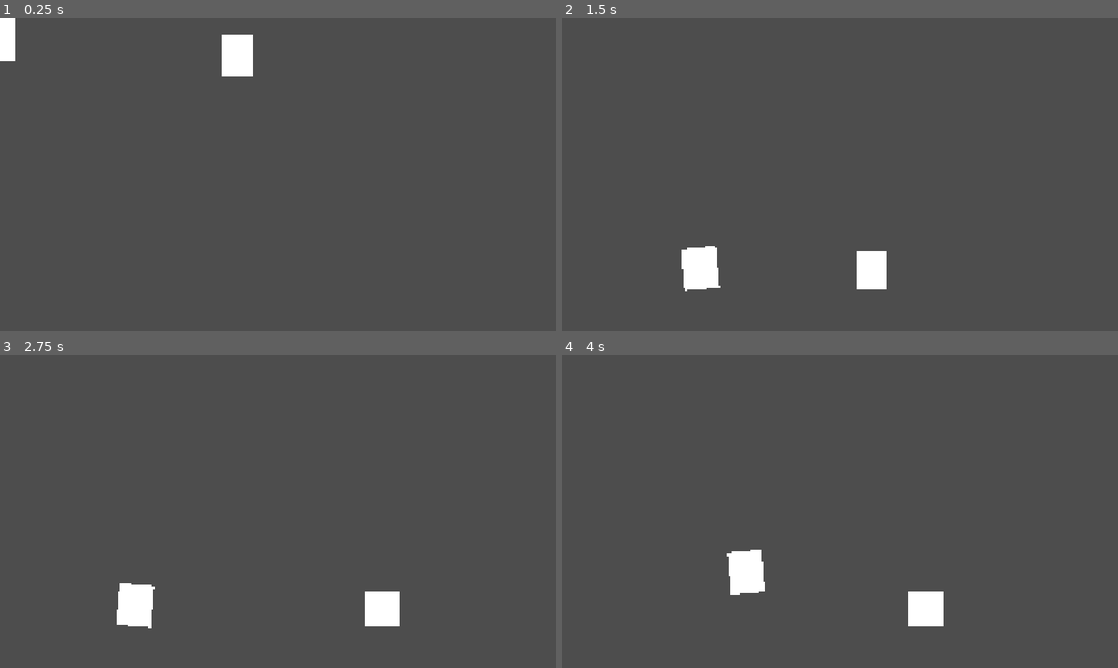
Above: before the commit, frames 1-4 (two rows, left to right).
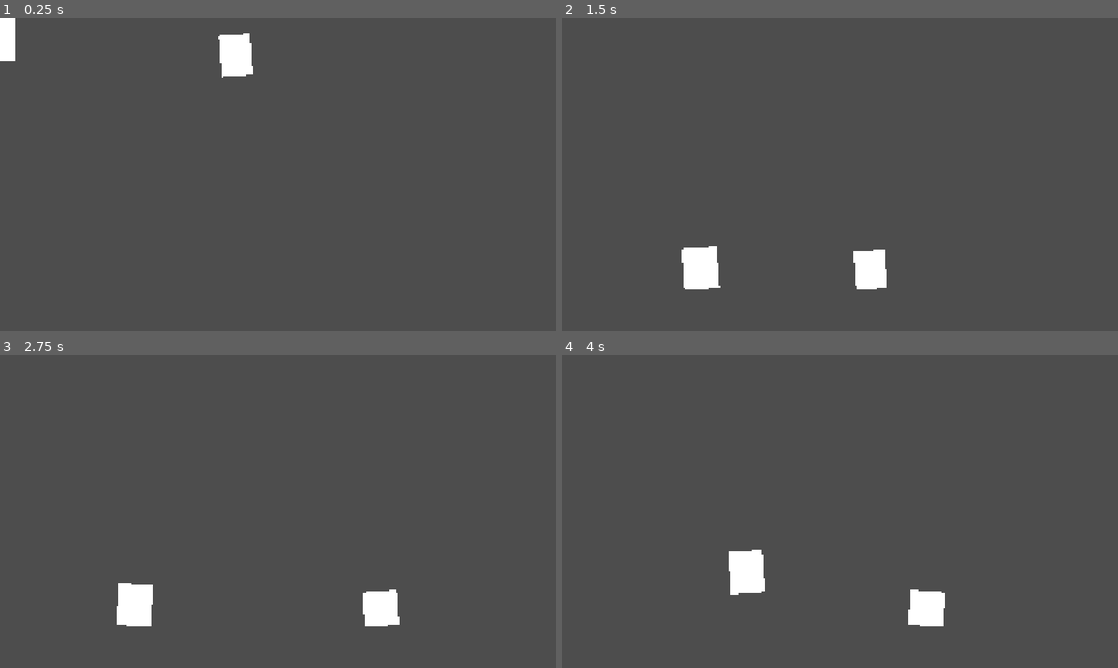
Above: after the commit, the same moments.

Repository: cliffordwilliam/wobble-protocol
Game: Godot game, scene res://test_scene.tscn
The game is run twice, just before and just after one commit, with the same random seed, the same clock (stepped at 60 frames per second) and the same inputs. The project has no main scene, so this scene is started directly.
Inputs:
- Up to frame 1 (0.25 s): no input
- Up to frame 2 (1.5 s): tap Enter (ui_accept) at 0.5, 0.77 s; hold Right (ui_right) from 0.53 s (still down)
- Up to frame 3 (2.75 s): tap Enter (ui_accept) at 1.52 s; release Right (ui_right) at 2.03 s; hold Left (ui_left) from 2.03 s (still down)
- Up to frame 4 (4 s): release Left (ui_left) at 2.78 s; hold Right (ui_right) from 2.78 s (still down); tap Enter (ui_accept) at 3.02, 3.77 s

The runs differ from the first frame. In frame 1, less than 0.1% of the frame differs, in the area x 39-46%, y 4-20%; in frame 2, 0.1%; in frame 3, 0.1%, in the area x 21-72%, y 72-88%; in frame 4, less than 0.1%.

Commit message:
feat: add stomping mechanic

Diff:
--- a/actor/actor.gd
+++ b/actor/actor.gd
@@ -10,6 +10,8 @@
 const AIR_SQUASH_MAX_Y := 1.2
 const AIR_SQUASH_MIN_X := 0.9
 
+const MAX_TILT_ANGLE := deg_to_rad(4.0)
+
 @onready var sprite: Sprite2D = $Sprite2D
 
 var _squash_tween: Tween
@@ -17,6 +19,10 @@
 
 func apply_gravity(delta: float, gravity: float = FALL_GRAVITY) -> void:
 	velocity.y = min(velocity.y + gravity * delta, MAX_FALL_SPEED)
+
+
+func apply_tilt(max_speed: float) -> void:
+	sprite.rotation = remap(velocity.x, -max_speed, max_speed, MAX_TILT_ANGLE, -MAX_TILT_ANGLE)
 
 
 func update_air_squash() -> void:
--- a/enemy/enemy.gd
+++ b/enemy/enemy.gd
@@ -2,5 +2,27 @@
 extends Actor
 
 const SPEED := 200.0
+const SQUISH_DURATION := 0.5
+const SQUISH_SCALE := Vector2(1.2, 0.5)
+const SQUISH_FROM_SCALE := Vector2(1.5, 0.2)
+
+@onready var state_machine: StateMachine = $StateMachine
 
 var direction := 1.0
+
+
+func move_horizontal() -> void:
+	velocity.x = direction * SPEED
+	apply_tilt(SPEED)
+
+
+func squish() -> void:
+	state_machine.transition_to("EnemySquishedState")
+
+
+func play_squish() -> void:
+	cancel_squash()
+	_squash_tween = create_tween().set_trans(Tween.TRANS_ELASTIC).set_ease(Tween.EASE_OUT)
+	_squash_tween.tween_property(sprite, "scale", SQUISH_SCALE, SQUISH_DURATION) \
+	.from(SQUISH_FROM_SCALE)
+	_squash_tween.tween_callback(queue_free)
--- a/enemy/enemy.tscn
+++ b/enemy/enemy.tscn
@@ -5,6 +5,7 @@
 [ext_resource type="Script" uid="uid://70u3fko08rfr" path="res://state_machine/state_machine.gd" id="2_p200p"]
 [ext_resource type="Script" uid="uid://e5ed5au2ethg" path="res://enemy/enemy_walk_state.gd" id="3_pmsee"]
 [ext_resource type="Script" uid="uid://dbuwtw6epm8ox" path="res://enemy/enemy_fall_state.gd" id="5_pmsee"]
+[ext_resource type="Script" uid="uid://cjvehyab2a5gr" path="res://enemy/enemy_squished_state.gd" id="6_1wwld"]
 
 [sub_resource type="GradientTexture2D" id="GradientTexture2D_cgllh"]
 gradient = ExtResource("1_ppra6")
@@ -36,3 +37,7 @@
 [node name="EnemyFallState" type="Node" parent="StateMachine" unique_id=165726140]
 script = ExtResource("5_pmsee")
 metadata/_custom_type_script = "uid://dbuwtw6epm8ox"
+
+[node name="EnemySquishedState" type="Node" parent="StateMachine" unique_id=1270382084]
+script = ExtResource("6_1wwld")
+metadata/_custom_type_script = "uid://cjvehyab2a5gr"
--- a/enemy/enemy_fall_state.gd
+++ b/enemy/enemy_fall_state.gd
@@ -9,7 +9,7 @@
 func physics_process(delta: float) -> void:
 	enemy.apply_gravity(delta)
 
-	enemy.velocity.x = enemy.direction * Enemy.SPEED
+	enemy.move_horizontal()
 	enemy.move_and_slide()
 
 	enemy.update_air_squash()
--- /dev/null
+++ b/enemy/enemy_squished_state.gd
@@ -0,0 +1,9 @@
+class_name EnemySquishedState
+extends EnemyState
+
+
+func enter(_previous_state: State = null) -> void:
+	enemy.sprite.rotation = 0.0
+	enemy.velocity = Vector2.ZERO
+	enemy.collision_layer = 0
+	enemy.play_squish()
--- a/enemy/enemy_walk_state.gd
+++ b/enemy/enemy_walk_state.gd
@@ -8,7 +8,7 @@
 
 
 func physics_process(_delta: float) -> void:
-	enemy.velocity.x = enemy.direction * Enemy.SPEED
+	enemy.move_horizontal()
 	enemy.move_and_slide()
 
 	if not enemy.is_on_floor():
--- a/player/player.gd
+++ b/player/player.gd
@@ -6,11 +6,25 @@
 const RISE_GRAVITY := 1012.5
 const JUMP_VELOCITY := -928.125
 
-const MAX_TILT_ANGLE := deg_to_rad(5.0)
-
 
 func move_horizontal(delta: float) -> float:
 	var direction := Input.get_axis("ui_left", "ui_right")
 	velocity.x = move_toward(velocity.x, direction * MAX_SPEED, ACCELERATION * delta)
-	sprite.rotation = remap(velocity.x, -MAX_SPEED, MAX_SPEED, MAX_TILT_ANGLE, -MAX_TILT_ANGLE)
+	apply_tilt(MAX_SPEED)
 	return direction
+
+
+func move(is_falling: bool = false) -> void:
+	move_and_slide()
+	_check_enemy_collision(is_falling)
+
+
+func _check_enemy_collision(is_falling: bool) -> void:
+	for i in get_slide_collision_count():
+		var collider := get_slide_collision(i).get_collider()
+		if collider is Enemy:
+			if is_falling:
+				collider.squish()
+				velocity.y = JUMP_VELOCITY
+			else:
+				queue_free()
--- a/player/player_fall_state.gd
+++ b/player/player_fall_state.gd
@@ -10,9 +10,9 @@
 	player.apply_gravity(delta)
 
 	var direction := player.move_horizontal(delta)
-	player.move_and_slide()
+	player.move(true)
 
 	player.update_air_squash()
 
-	if player.is_on_floor():
+	if player.is_on_floor() and player.velocity.y >= 0.0:
 		state_machine.transition_to("PlayerWalkState" if direction != 0.0 else "PlayerIdleState")
--- a/player/player_idle_state.gd
+++ b/player/player_idle_state.gd
@@ -11,7 +11,7 @@
 
 func physics_process(delta: float) -> void:
 	var direction := player.move_horizontal(delta)
-	player.move_and_slide()
+	player.move()
 
 	if not player.is_on_floor():
 		state_machine.transition_to("PlayerFallState")
--- a/player/player_jump_state.gd
+++ b/player/player_jump_state.gd
@@ -12,7 +12,7 @@
 	player.apply_gravity(delta, Player.RISE_GRAVITY if held else Player.FALL_GRAVITY)
 
 	player.move_horizontal(delta)
-	player.move_and_slide()
+	player.move()
 
 	if player.velocity.y >= 0.0:
 		state_machine.transition_to("PlayerFallState")
--- a/player/player_walk_state.gd
+++ b/player/player_walk_state.gd
@@ -9,7 +9,7 @@
 
 func physics_process(delta: float) -> void:
 	var direction := player.move_horizontal(delta)
-	player.move_and_slide()
+	player.move()
 
 	if not player.is_on_floor():
 		state_machine.transition_to("PlayerFallState")
Not shown, added: enemy/enemy_squished_state.gd.uid
